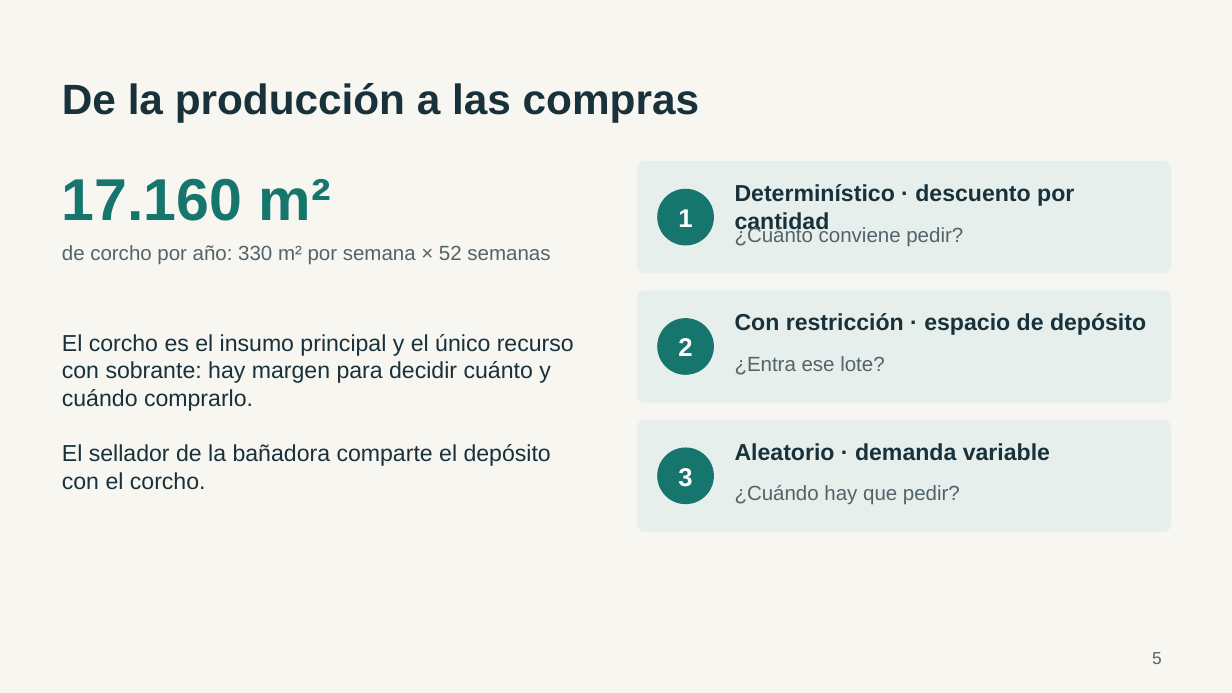
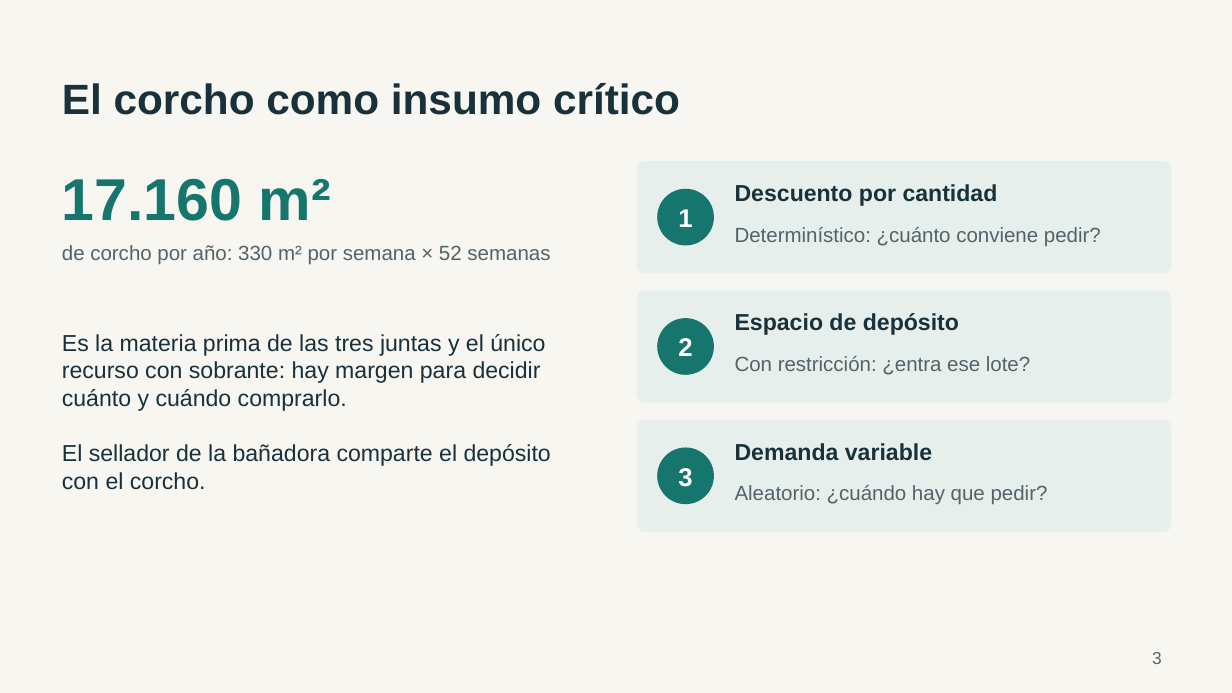
Before and after one commit to JuanBonadeo/utn_brain, a slide deck: slide 3 of materias/IO/entregables/etapa3/IO_402_Grupo1_Etapa3_Presentacion.pptx (slide 5 before the commit). Drawn at 1232x693 pixels with LibreOffice and Linux fonts; fonts in the diff are those of the drawing. Boxes give left, top, right and bottom in pixels: in the first picture for what was removed or moved away, otherwise in the second. Text is boxed around its words. In the diff, an @@ line names an element or a change of style, - is before the commit and + after.

```diff
--- a/materias/IO/entregables/etapa3/IO_402_Grupo1_Etapa3_Presentacion.pptx
+++ b/materias/IO/entregables/etapa3/IO_402_Grupo1_Etapa3_Presentacion.pptx
@@ title at (x1=62, y1=83, x2=680, y2=115): text changed @@
-De la producción a las compras
+El corcho como insumo crítico
@@ text at (x1=735, y1=184, x2=998, y2=206): text changed @@
-Determinístico · descuento por cantidad
+Descuento por cantidad
@@ text at (x1=735, y1=227, x2=1101, y2=246): text changed @@
-¿Cuánto conviene pedir?
+Determinístico: ¿cuánto conviene pedir?
@@ text at (x1=735, y1=313, x2=959, y2=335): text changed @@
-Con restricción · espacio de depósito
+Espacio de depósito
@@ text at (x1=62, y1=334, x2=545, y2=411): text changed @@
-El corcho es el insumo principal y el único recurso con sobrante: hay margen para decidir cuánto y cuándo comprarlo.
+Es la materia prima de las tres juntas y el único recurso con sobrante: hay margen para decidir cuánto y cuándo comprarlo.
@@ text at (x1=735, y1=356, x2=1030, y2=375): text changed @@
-¿Entra ese lote?
+Con restricción: ¿entra ese lote?
@@ text at (x1=735, y1=443, x2=932, y2=461): text changed @@
-Aleatorio · demanda variable
+Demanda variable
@@ text at (x1=735, y1=485, x2=1048, y2=504): text changed @@
-¿Cuándo hay que pedir?
+Aleatorio: ¿cuándo hay que pedir?
@@ page number at (x1=1152, y1=652, x2=1162, y2=664): text changed @@
-5
+3
```
Also in this commit, not shown: 6 other slides changed, 4 slides added, 4 slides removed, 1 other file.
